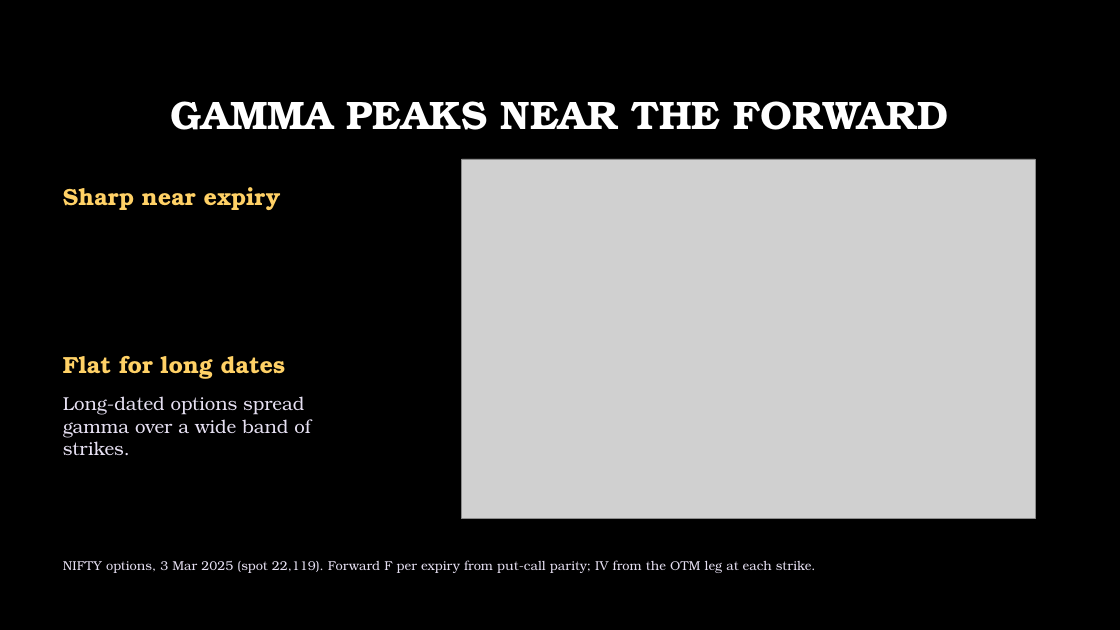
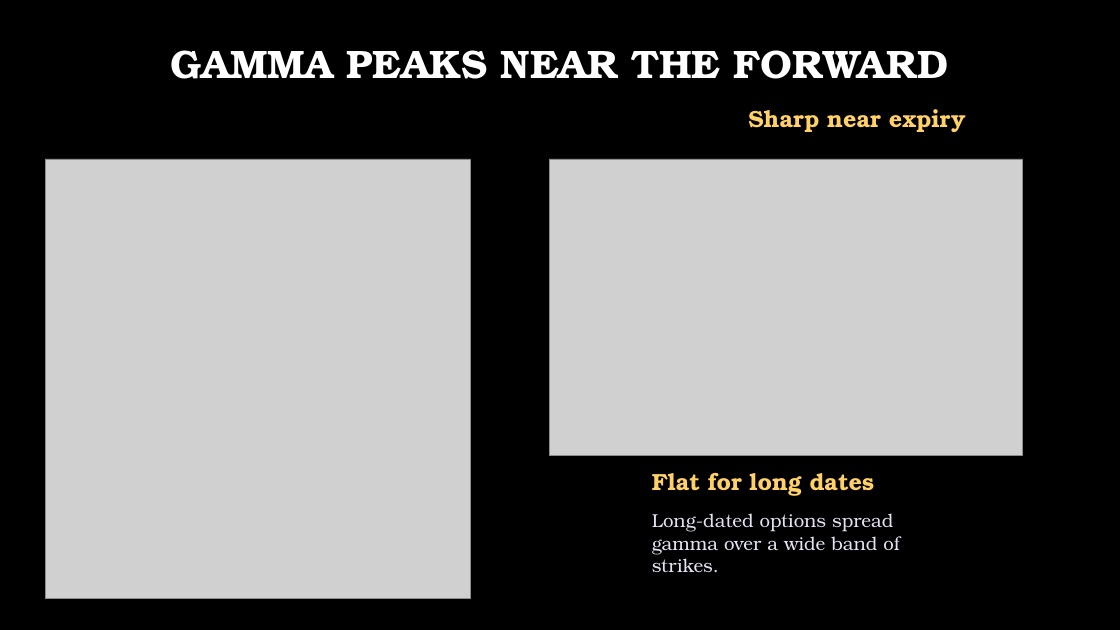
Before and after one commit to akhil-cv/IE612, a slide deck: slide 13 of presentation.pptx. Drawn at 1120x630 pixels with LibreOffice and Linux fonts; fonts in the diff are those of the drawing; grey boxes stand for pictures; background and template pictures are left out. Boxes give left, top, right and bottom in pixels: in the first picture for what was removed or moved away, otherwise in the second. Text is boxed around its words. In the diff, an @@ line names an element or a change of style, - is before the commit and + after.

```diff
--- a/presentation.pptx
+++ b/presentation.pptx
@@ title "GAMMA PEAKS NEAR THE FORWARD": place and size @@
-title "GAMMA PEAKS NEAR THE FORWARD" at [171,101,948,130]
+title "GAMMA PEAKS NEAR THE FORWARD" at [171,50,948,79]
@@ text "Sharp near expiry": place and size @@
-text "Sharp near expiry" at [63,187,281,210]
+text "Sharp near expiry" at [748,109,966,132]
@@ picture added at [45,159,471,599] @@
@@ picture: place and size @@
-picture at [461,159,1035,518]
+picture at [549,159,1023,455]
@@ text "Flat for long dates": place and size @@
-text "Flat for long dates" at [63,356,286,379]
+text "Flat for long dates" at [652,473,875,496]
@@ text "Long-dated options spread gamma over ...": place and size @@
-text "Long-dated options spread gamma over ..." at [63,396,310,455]
+text "Long-dated options spread gamma over ..." at [652,513,899,572]
@@ text removed at [63,560,816,573] @@
-NIFTY options, 3 Mar 2025 (spot 22,119). Forward F per expiry from put-call parity; IV from the OTM leg at each strike.
```
Also in this commit, not shown: 13 other slides changed, 2 slides added, 1 other file.
